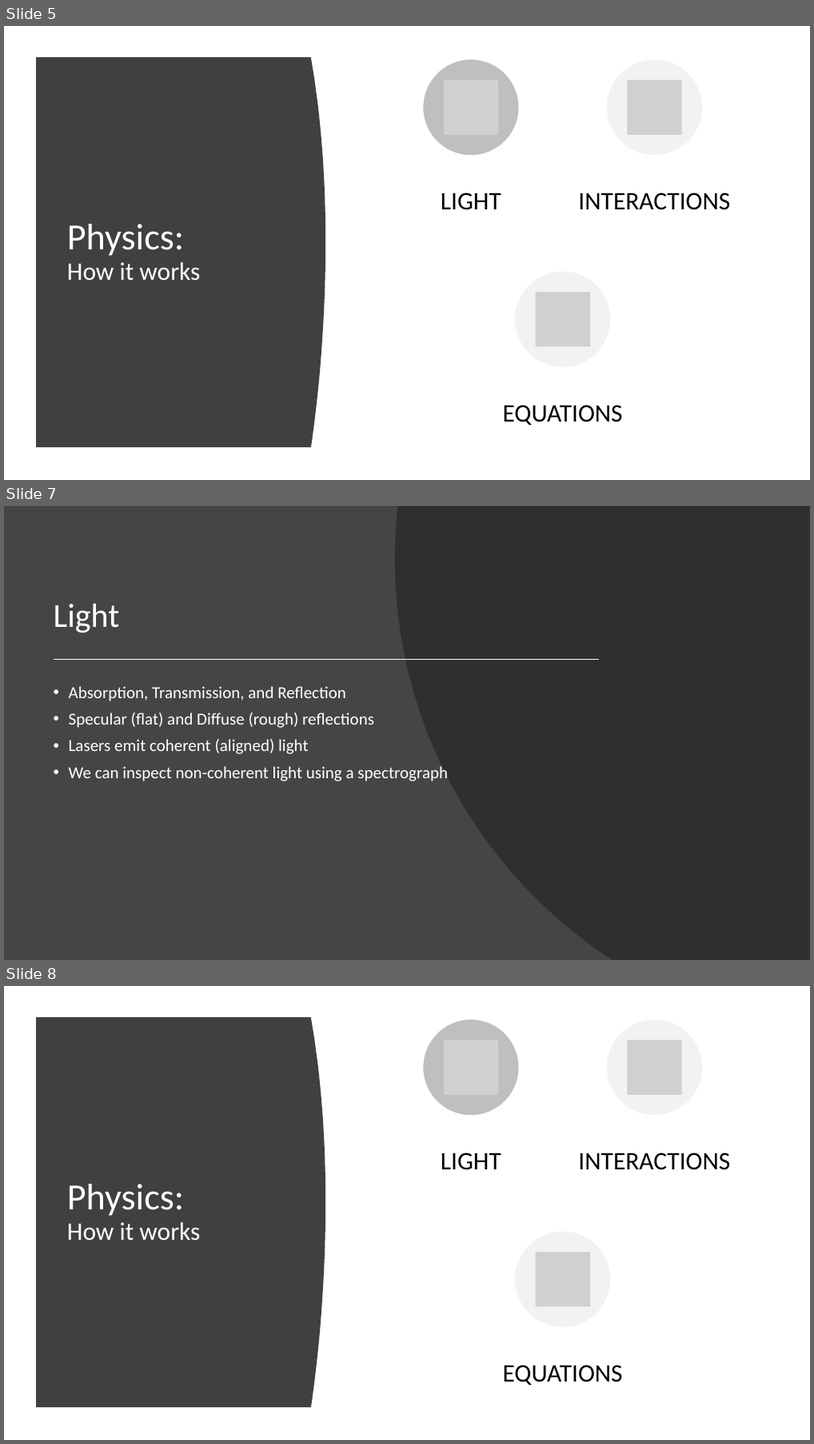
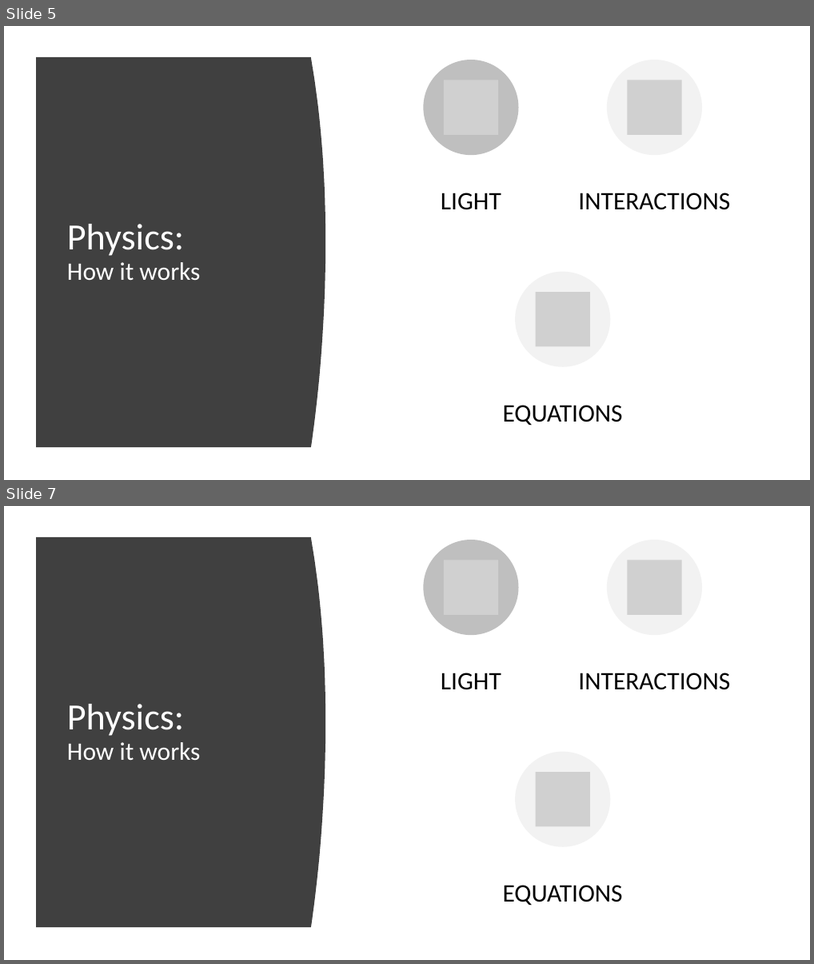
Before and after one commit to beck-peterson/cg2, a slide deck: Computer Graphics Chapter 4 Presentation.pptx. Shown one above the other, each under a label of ours: slides 5, 7 and 8 before the commit, slides 5 and 7 after it; the slides between them are not shown. The pictures are 814x1444 and 814x964 pixels, drawn with LibreOffice and Linux fonts; fonts in the diff are those of the drawing; grey boxes stand for pictures. Boxes give left, top, right and bottom in pixels: in the first picture for what was removed or moved away, otherwise in the second. Text is boxed around its words. In the diff, an @@ line names an element or a change of style, - is before the commit and + after.

```diff
--- a/Computer Graphics Chapter 4 Presentation.pptx
+++ b/Computer Graphics Chapter 4 Presentation.pptx
@@ slide 7 removed at bbox=[4, 506, 810, 960], background #454545 @@
@@ freeform shape removed at bbox=[395, 506, 810, 960] @@
@@ title removed at bbox=[54, 604, 120, 632] @@
-Light
@@ line removed from (55, 659) to (599, 659) @@
@@ text removed at bbox=[69, 686, 448, 781] @@
-• Absorption, Transmission, and Reflection
-• Specular (flat) and Diffuse (rough) reflections
-• Lasers emit coherent (aligned) light
-• We can inspect non-coherent light using a spectrograph
@@ what was slide 8 is now slide 7 @@
```
Also in this commit, not shown: 2 slides changed.
